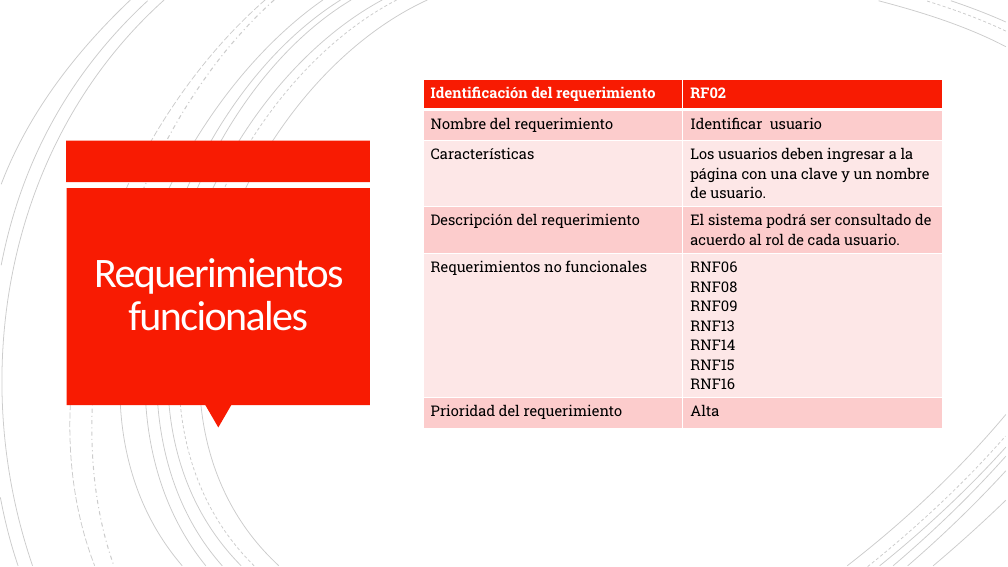
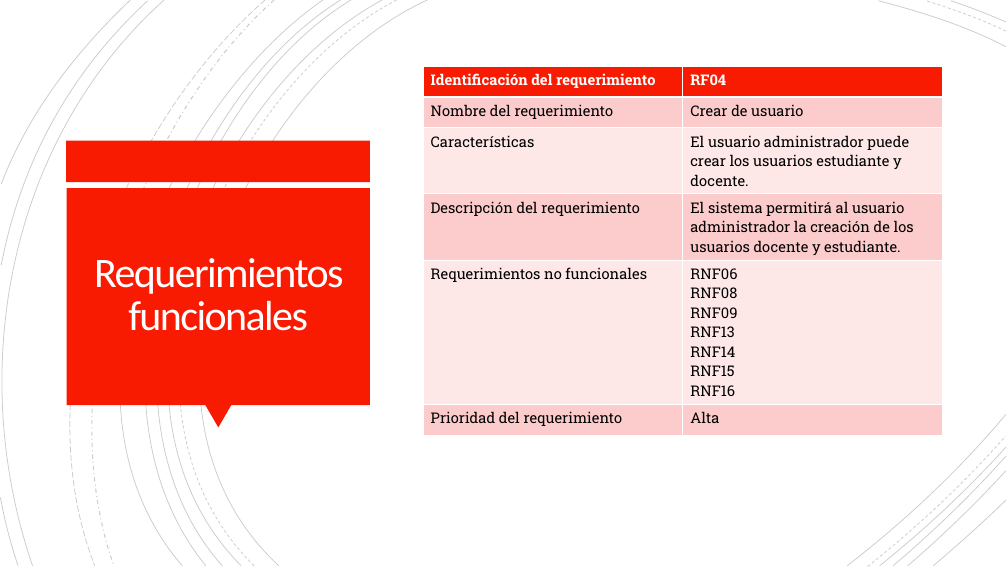
Before and after one commit to Dillan444/PROYECTO_SENA, a slide deck: slide 34 of PLANTEAMIENTO_DEL_PROBLEMA.pptx (slide 32 before the commit). Drawn at 1008x567 pixels with LibreOffice and Linux fonts; fonts in the diff are those of the drawing. Boxes give left, top, right and bottom in pixels: in the first picture for what was removed or moved away, otherwise in the second. Text is boxed around its words. In the diff, an @@ line names an element or a change of style, - is before the commit and + after.

Commit message:
doc:RF_RNF.V11.17/04/2021
Se corrigen los requerimientos funcionales y los no funcionales de acuerdo con las observaciones que se hicieron en la sustentación.

```diff
--- a/PLANTEAMIENTO_DEL_PROBLEMA.pptx
+++ b/PLANTEAMIENTO_DEL_PROBLEMA.pptx
@@ table at (423,67,942,430) @@
-row 1, column 2: RF02
+row 1, column 2: RF04
-row 2, column 2: Identificar usuario
+row 2, column 2: Crear de usuario
-row 3, column 2: Los usuarios deben ingresar a la página con una clave y un nombre de usuario.
+row 3, column 2: El usuario administrador puede crear los usuarios estudiante y docente.
-row 4, column 2: El sistema podrá ser consultado de acuerdo al rol de cada usuario.
+row 4, column 2: El sistema permitirá al usuario administrador la creación de los usuarios docente y estudiante.
@@ table: place and size @@
-table at (423,79,942,423)
+table at (423,67,942,430)
```
Also in this commit, not shown: 8 other slides changed, 21 slides added, 2 slides removed, 1 other file.
